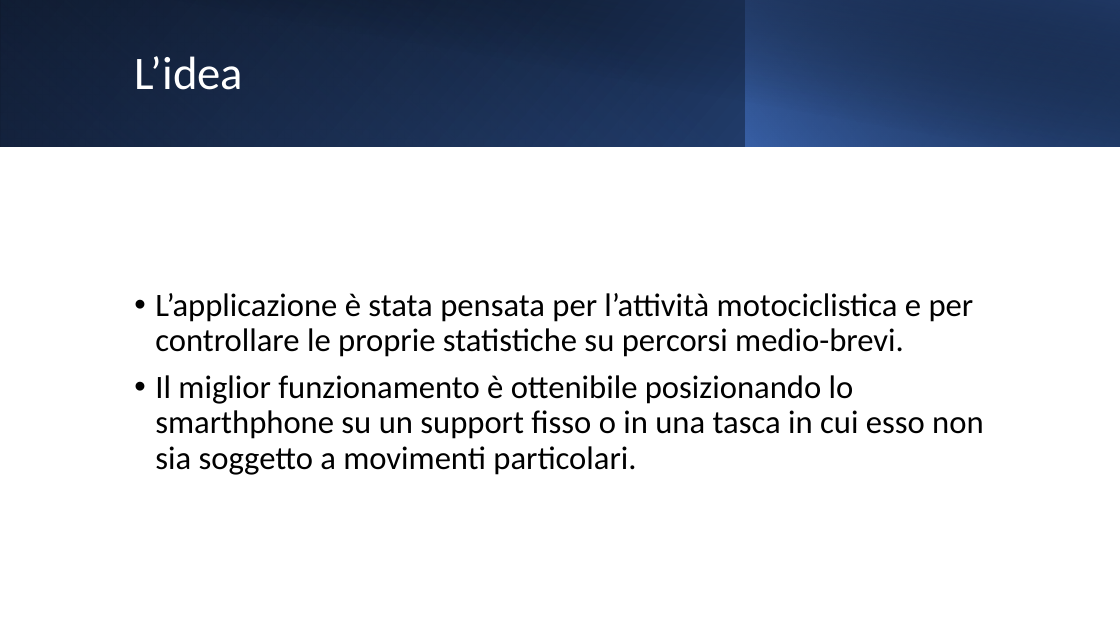
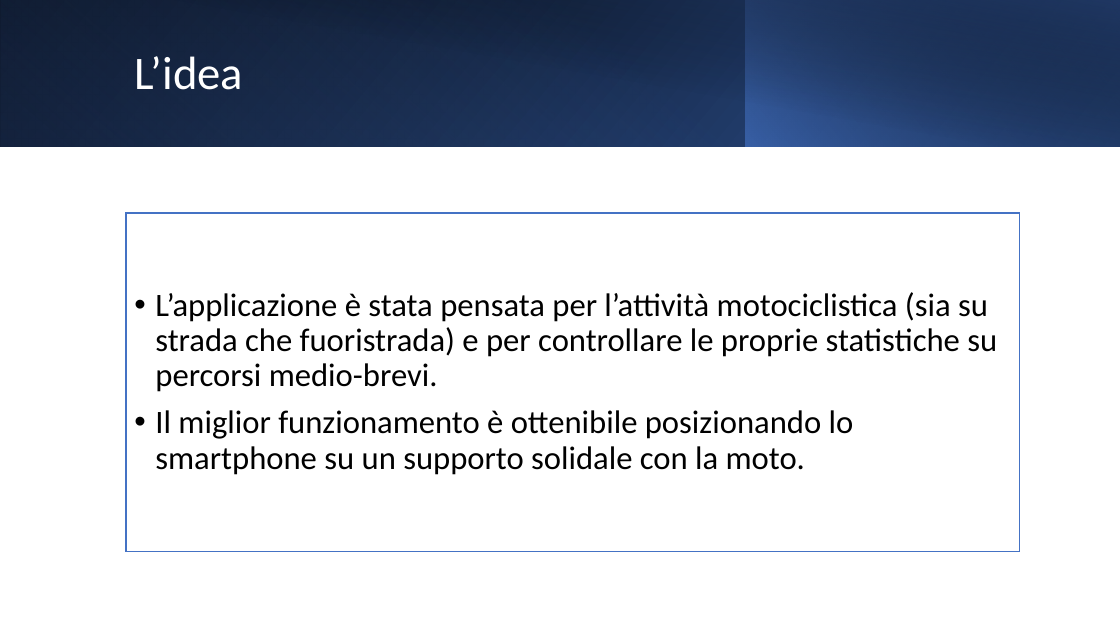
Before and after one commit to Alby-C/MA-IoT, a slide deck: slide 2 of BikeActivity.pptx. Drawn at 1120x630 pixels with LibreOffice and Linux fonts; fonts in the diff are those of the drawing. Boxes give left, top, right and bottom in pixels: in the first picture for what was removed or moved away, otherwise in the second. Text is boxed around its words. In the diff, an @@ line names an element or a change of style, - is before the commit and + after.

```diff
--- a/BikeActivity.pptx
+++ b/BikeActivity.pptx
@@ text "L’applicazione è stata pensata per ...": place and size @@
-text "L’applicazione è stata pensata per ..." at [155,293,983,475]
+text "L’applicazione è stata pensata per ..." at [126,213,1019,552]
@@ text "L’applicazione è stata pensata per ..." at [126,213,1019,552]: fill none to #FFFFFF; outline none to #4472C4 1 pt @@
@@ text at [155,292,997,475]: text changed @@
-• L’applicazione è stata pensata per l’attività motociclistica e per controllare le proprie statistiche su percorsi medio-brevi.
-• Il miglior funzionamento è ottenibile posizionando lo smarthphone su un support fisso o in una tasca in cui esso non sia soggetto a movimenti particolari.
+• L’applicazione è stata pensata per l’attività motociclistica (sia su strada che fuoristrada) e per controllare le proprie statistiche su percorsi medio-brevi.
+• Il miglior funzionamento è ottenibile posizionando lo smartphone su un supporto solidale con la moto.
```
Also in this commit, not shown: 5 other slides changed, 8 slides added.
